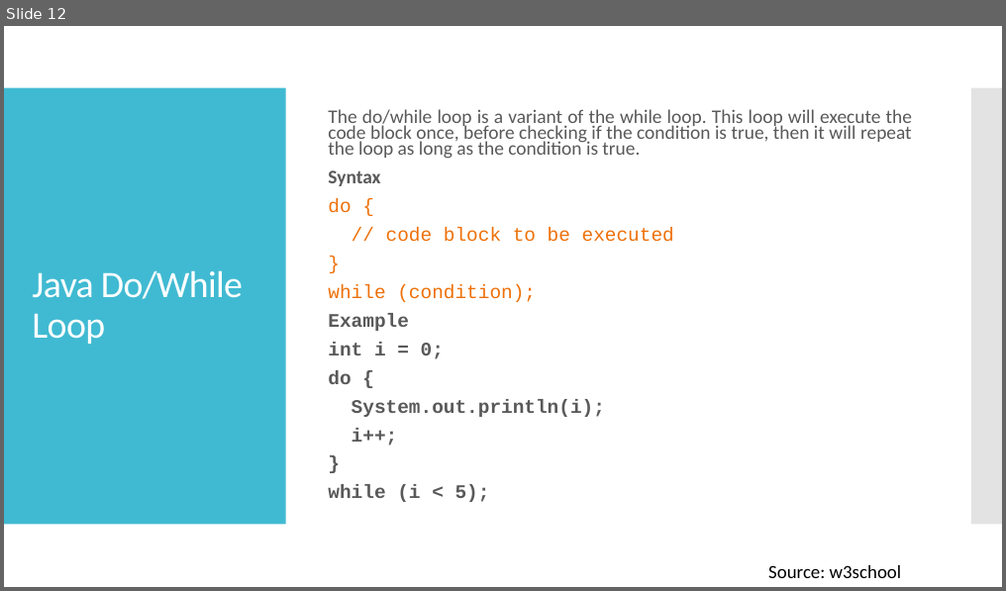
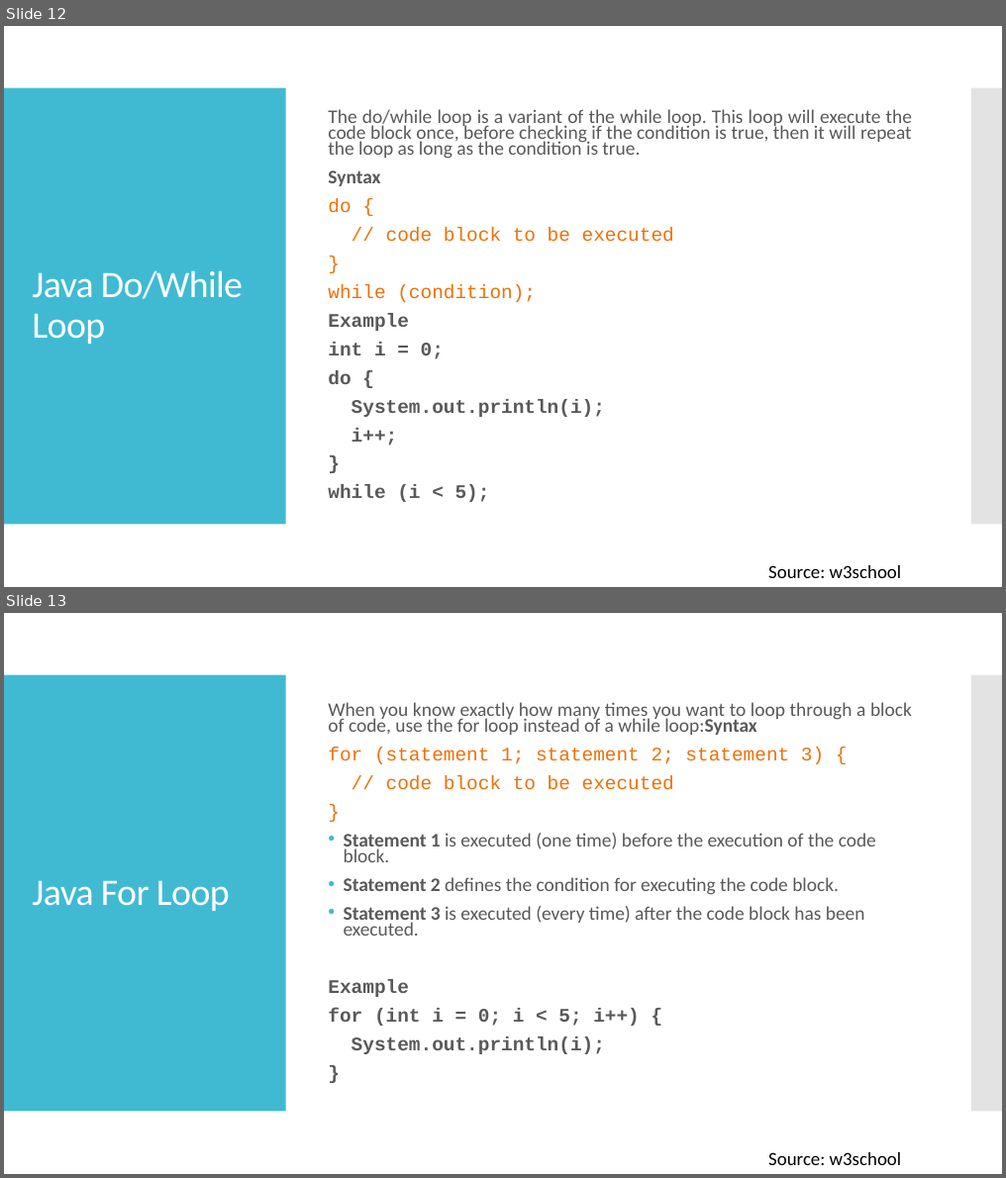
Before and after one commit to huutriGh/mnl_java, a slide deck: Java_day_3.pptx. Shown one above the other, each under a label of ours: slide 12 before the commit, slides 12 and 13 after it. The pictures are 1006x591 and 1006x1178 pixels, drawn with LibreOffice and Linux fonts; fonts in the diff are those of the drawing. Boxes give left, top, right and bottom in pixels: in the first picture for what was removed or moved away, otherwise in the second. Text is boxed around its words. In the diff, an @@ line names an element or a change of style, - is before the commit and + after.

```diff
--- a/Java_day_3.pptx
+++ b/Java_day_3.pptx
@@ slide 13 added at <box>4,613,1002,1174</box>, background #FFFFFF; not listed: 2 template elements that a slide beside it also shows @@
@@ text added at <box>328,702,912,1055</box>, 18.5 pt, text #595959 @@
+When you know exactly how many times you want to loop through a block of code, use the for loop instead of a while loop:Syntax
+for (statement 1; statement 2; statement 3) {
+// code block to be executed
+}
+• Statement 1 is executed (one time) before the execution of the code block.
+• Statement 2 defines the condition for executing the code block.
+• Statement 3 is executed (every time) after the code block has been executed.
+Example
+for (int i = 0; i < 5; i++) {
+System.out.println(i);
+}
@@ title added at <box>32,880,230,911</box>, 36 pt, text #FFFFFF @@
+Java For Loop
@@ text added at <box>768,1153,902,1165</box>, 18 pt, text #000000 @@
+Source: w3school
```
Also in this commit, not shown: 2 other slides added.
